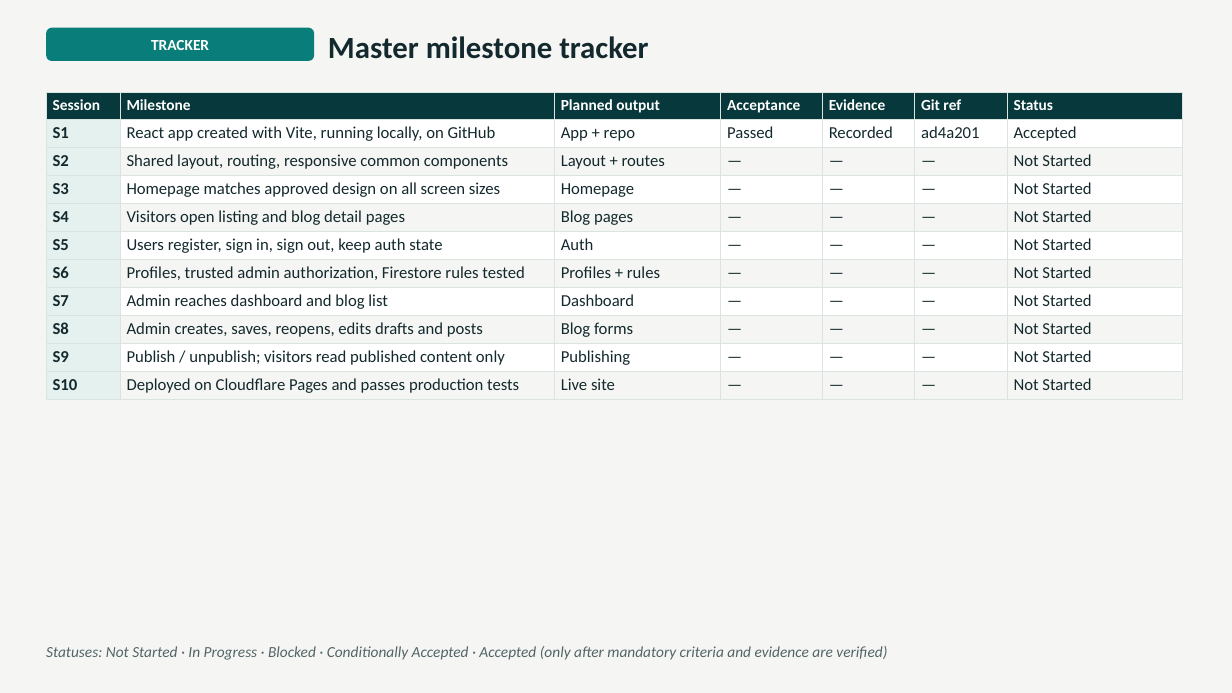
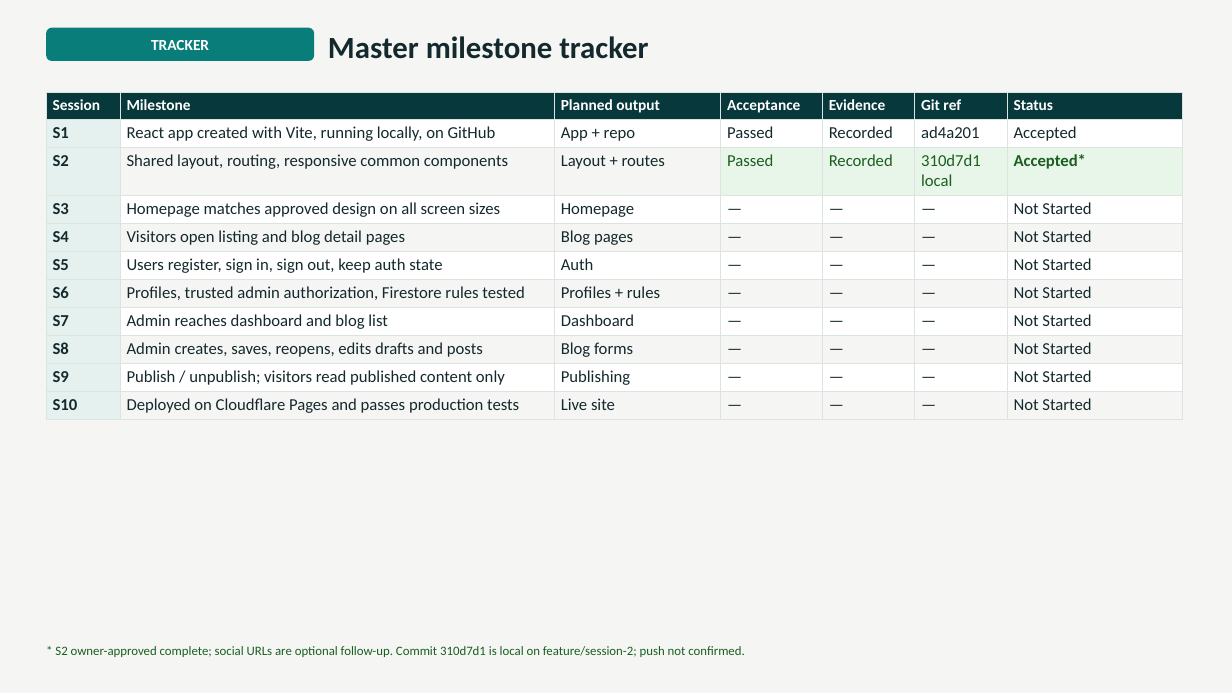
Before and after one commit to jaydeeprajputprojects-wq/codeclassic, a slide deck: slide 4 of docs/initial-project-docs/CodeClassic_Execution_Plan.pptx. Drawn at 1232x693 pixels with LibreOffice and Linux fonts; fonts in the diff are those of the drawing. Boxes give left, top, right and bottom in pixels: in the first picture for what was removed or moved away, otherwise in the second. Text is boxed around its words. In the diff, an @@ line names an element or a change of style, - is before the commit and + after.

Commit message:
feat: update project context and session report to reflect Session 2 acceptance, revise learning guide for clarity, and replace execution plan document

```diff
--- a/docs/initial-project-docs/CodeClassic_Execution_Plan.pptx
+++ b/docs/initial-project-docs/CodeClassic_Execution_Plan.pptx
@@ table at (46,92,1183,417) @@
-row 3: S2 | Shared layout, routing, responsive common components | Layout + routes | — | — | — | Not Started
+row 3: S2 | Shared layout, routing, responsive common components | Layout + routes | Passed | Recorded | 310d7d1 local | Accepted*
@@ fill #F5F6F4 to #E8F5E9 in 4 cells @@
@@ text at (55,646,744,657): text changed; size 12 to 10 pt; text colour #536467 to #1B5E20; italic off @@
-Statuses: Not Started · In Progress · Blocked · Conditionally Accepted · Accepted (only after mandatory criteria and evidence are verified)
+* S2 owner-approved complete; social URLs are optional follow-up. Commit 310d7d1 is local on feature/session-2; push not confirmed.
```
Also in this commit, not shown: 2 other slides changed, 4 other files.
